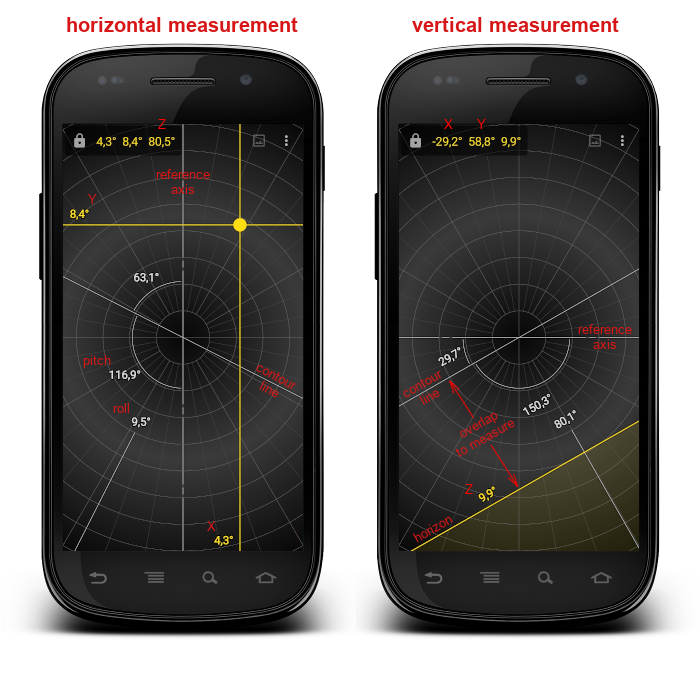
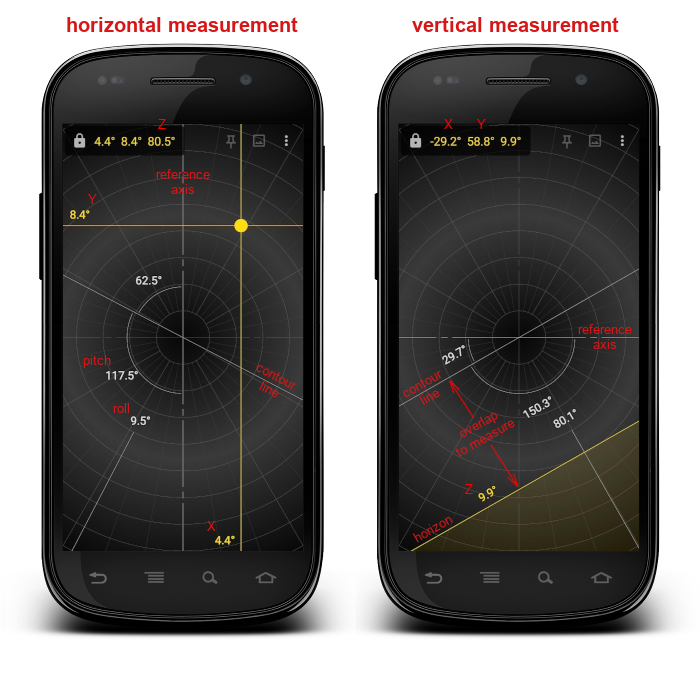
Two versions of the same layered image (700x681). Layer-by-layer changes:
painted on "Livello incollato" over [left=63, top=124, right=639, bottom=551]
painted on "Image_01.png" over [left=63, top=124, right=639, bottom=551]
